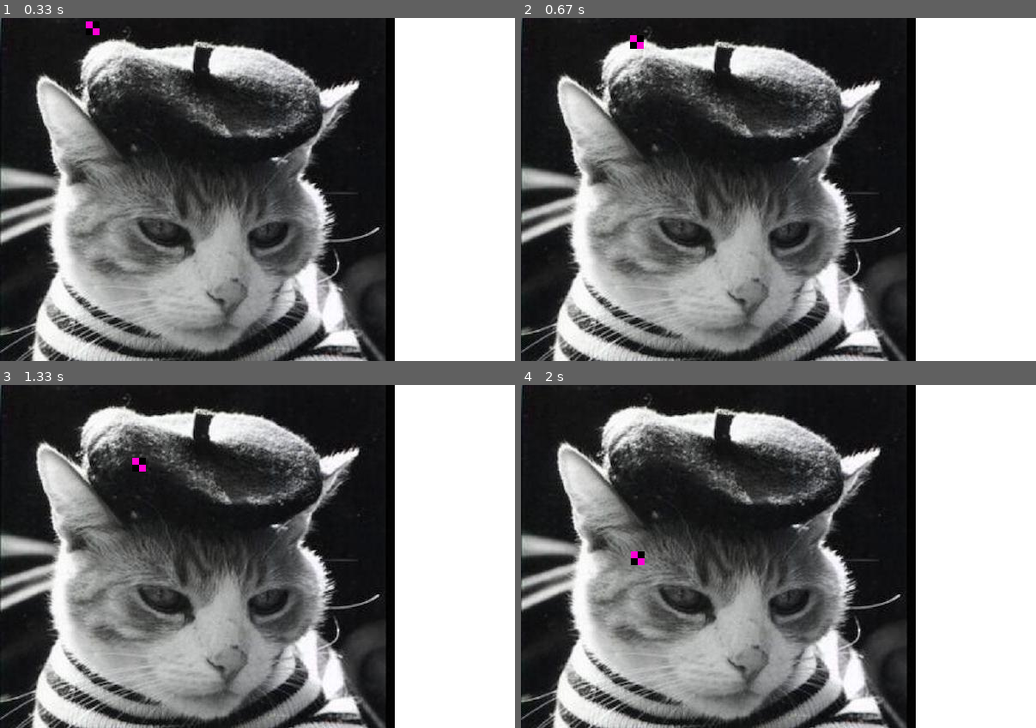
Above: before the commit, frames 1-4 (two rows, left to right).
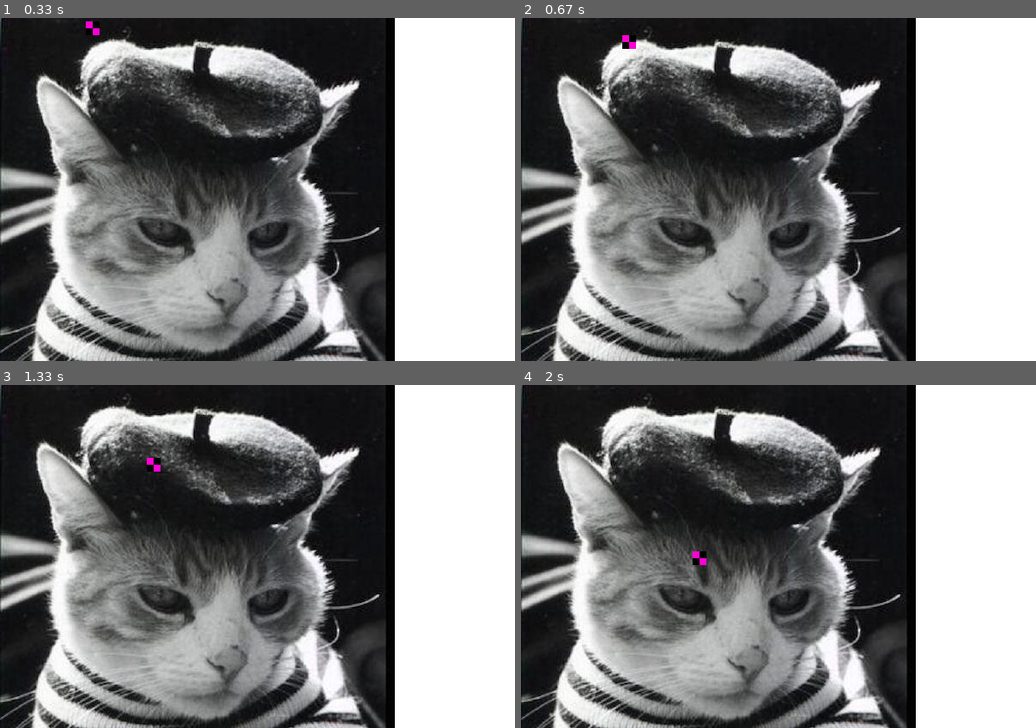
Above: after the commit, the same moments.

Repository: rubatopy/rubato
Game: pygame game, started from main.py
Two runs of this game, one before a commit and one after it. Both use one fixed random seed, a clock stepped at 60 frames per second and the inputs below.
Inputs:
- Up to frame 1 (0.33 s): no input
- Up to frame 2 (0.67 s): hold D from 0.33 s (still down)
- Up to frame 3 (1.33 s): release D at 0.8 s; tap = at 0.83 s
- Up to frame 4 (2 s): hold A from 1.67 s (still down)

Frame 1 is identical in both runs. In frame 2, 0.2% of the frame differs, in the area x 19-24%, y 5-9%; in frame 3, 0.2%; in frame 4, 0.2%, in the area x 21-36%, y 48-53%.

Commit message:
fix rigidbody speed clamping

Diff:
--- a/main.py
+++ b/main.py
@@ -8,11 +8,9 @@
 game.scenes.add(scene)
 
 sprite = Image("./Tinmarr.jpg")
-rigid = RigidBody({"pos": Vector(100, 0), "mass": 1, "friction":Vector(0.9, 1)})
+rigid = RigidBody({"pos": Vector(100, 0), "mass": 1, "friction": Vector(0.99, 1), "max_speed": Vector(80, 1000)})
 
 def custom_update():
-    # sprite.pos.z = 1 - Input.is_pressed("SPACE")
-
     if Input.is_pressed("="):
         scene.camera.zoom = 2
     elif Input.is_pressed("-"):
@@ -30,9 +28,9 @@
 def rigid_update():
     rigid.physics()
     if Input.is_pressed("a"):
-        rigid.velocity.x = -100
+        rigid.acceleration.x = -500
     elif Input.is_pressed("d"):
-        rigid.velocity.x = 100
+        rigid.acceleration.x = 500
 
     if rigid.pos.y > 350:
         rigid.pos.y = 349
@@ -45,10 +43,3 @@
 Time.delayed_call(1000, lambda: print("LOL"))
 
 game.begin()
-
-# TODO: get rid of hello from pygame message
-"""
-from os import environ
-environ['PYGAME_HIDE_SUPPORT_PROMPT'] = '1'
-Before importing pygame
-"""
--- a/pgp/__init__.py
+++ b/pgp/__init__.py
@@ -1,3 +1,5 @@
+from os import environ
+environ['PYGAME_HIDE_SUPPORT_PROMPT'] = '1'
 import pygame
 from sys import exit
 from pgp.utils import STATE, Display, Vector, Time
--- a/pgp/sprite/rigidbody.py
+++ b/pgp/sprite/rigidbody.py
@@ -40,12 +40,13 @@
         """A physics implementation"""
         # Update Velocity
         self.velocity.x += self.acceleration.x * Time.delta_time("sec")
-        self.velocity.y += (self.acceleration.y + self.params.get("gravity", RigidBody.default_options["gravity"])) * Time.delta_time("sec")
+        self.velocity.y += (self.acceleration.y + self.params.get("gravity", RigidBody.default_options[
+            "gravity"])) * Time.delta_time("sec")
 
         self.velocity *= self.params.get("friction", RigidBody.default_options["friction"])
 
         self.velocity.clamp(self.params.get("min_speed", RigidBody.default_options["min_speed"]),
-                            self.params.get("max_speed", RigidBody.default_options["max_speed"]))
+                            self.params.get("max_speed", RigidBody.default_options["max_speed"]), True)
 
         # Update position
         self.pos.x += self.velocity.x * Time.delta_time("sec")
--- a/pgp/utils/math.py
+++ b/pgp/utils/math.py
@@ -12,13 +12,21 @@
         return min(max(a, lower), upper)
 
     @staticmethod
+    def abs_clamp(a, lower, upper):
+        return PgpMath.sign(a) * PgpMath.clamp(abs(a), lower, upper)
+
+    @staticmethod
+    def sign(n):
+        return (n > 0) - (n < 0)
+
+    @staticmethod
     def lerp(lower, upper, t):
         """
         Linearly interpolates between lower and upper bounds by t
 
         :param lower: The lower bound
         :param upper: The upper bound
-        :param t: How far you go between lower and upper
+        :param t: Distance between upper and lower (1 gives upper, 0 gives lower)
         """
         return (t * upper) + ((1 - t) * lower)
 
@@ -108,10 +116,11 @@
     def __equals2(self, v):
         return self.y == v.y and self.x == v.x
 
-    def clamp(self, lower, upper):
+    def clamp(self, lower, upper, absolute: bool = False):
         """
         Clamps x and y between the two vectors given
 
+        :param absolute: Whether to clamp the absolute value of the vector instead of the actual value
         :param lower: The lower bound
         :param upper: The upper bound
         :return: None
@@ -120,8 +129,12 @@
             lower = Vector(*lower)
         if not isinstance(upper, Vector):
             upper = Vector(*upper)
-        self.x = PgpMath.clamp(self.x, lower.x, upper.x)
-        self.y = PgpMath.clamp(self.y, lower.y, upper.y)
+        if not absolute:
+            self.x = PgpMath.clamp(self.x, lower.x, upper.x)
+            self.y = PgpMath.clamp(self.y, lower.y, upper.y)
+        else:
+            self.x = PgpMath.abs_clamp(self.x, lower.x, upper.x)
+            self.y = PgpMath.abs_clamp(self.y, lower.y, upper.y)
 
     def __eq__(self, other):
         return False if (other is None or not isinstance(other, Vector)) else self.__equals2(other)
